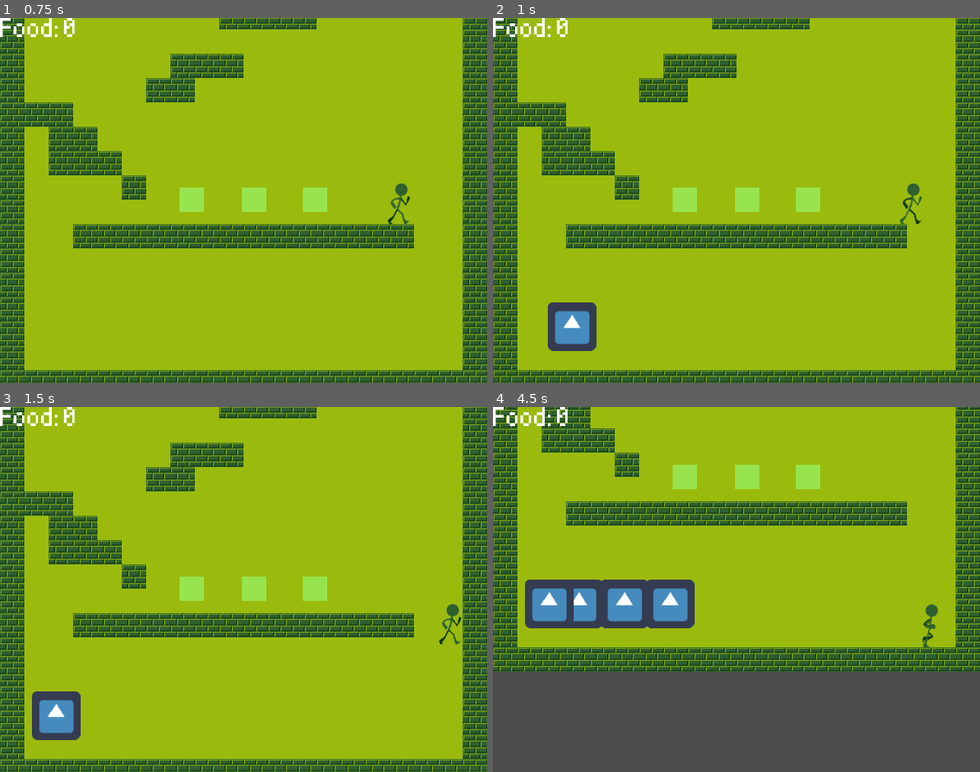
Above: before the commit, frames 1-4 (two rows, left to right).
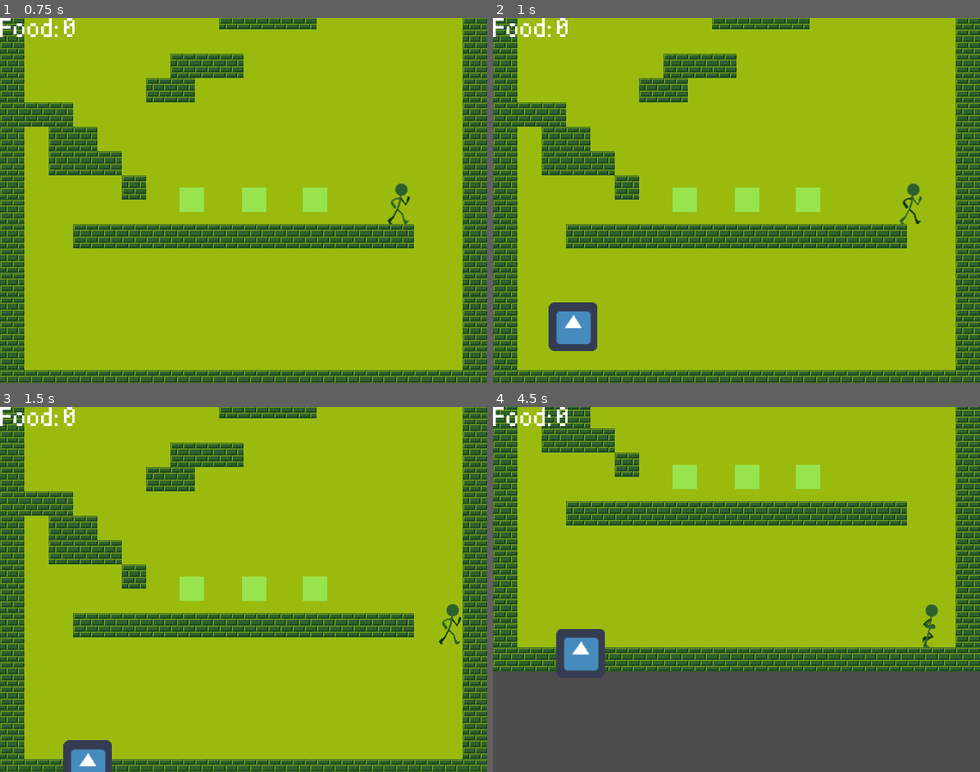
Above: after the commit, the same moments.

Repository: sbieser/LD41
Game: Godot game, scene res://Main.tscn
The game is run twice, just before and just after one commit, with the same random seed, the same clock (stepped at 60 frames per second) and the same inputs. The engine's default icon, where the game draws it, is replaced by a stand-in: a white triangle on a blue panel in a dark square.
Inputs:
- Up to frame 1 (0.75 s): hold Right (ui_right) from 0.53 s (still down)
- Up to frame 2 (1 s): keep holding Right (ui_right)
- Up to frame 3 (1.5 s): keep holding Right (ui_right)
- Up to frame 4 (4.5 s): release Right (ui_right) at 2.03 s; hold Left (ui_left) 2.03-2.78 s; hold Right (ui_right) 2.78-4.28 s; hold Left (ui_left) from 4.28 s (still down)

Frame 1 is identical in both runs. In frame 2, 0.2% of the frame differs, in the area x 11-22%, y 77-92%; in frame 3, 2.2%; in frame 4, 5.8%, in the area x 6-42%, y 47-73%.

Commit message:
Grub and fly

Diff:
--- /dev/null
+++ b/Enemy_Fly.gd
@@ -0,0 +1,49 @@
+extends Area2D
+
+signal hit
+
+export (int) var SPEED = 1
+var hitpoint = 1
+var direction = "left"
+
+
+# class member variables go here, for example:
+# var a = 2
+# var b = "textvar"
+
+func _ready():
+	# Called every time the node is added to the scene.
+	# Initialization here
+	print(self.position)
+	move()
+
+func _process(delta):
+	if hitpoint > 0 :
+		move()
+
+func remove_enemy():
+	queue_free()
+
+func hit_detected():
+	hitpoint = hitpoint -1
+
+	if hitpoint < 1:
+		remove_enemy()
+
+func _on_Enemy_Fly_body_entered(body):
+	emit_signal("hit")
+
+	if body is TileMap:
+		if direction == "left":
+			direction = "right"
+		else:
+			direction = "left"
+
+		move()
+
+func move():
+	if direction == "right":
+		self.position = Vector2( self.position.x + SPEED, self.position.y);
+	else:
+		#self.set_linear_velocity(Vector2(-SPEED, 0));
+		self.position = Vector2( self.position.x - SPEED, self.position.y);
--- /dev/null
+++ b/Enemy_Fly.tscn
@@ -0,0 +1,49 @@
+[gd_scene load_steps=5 format=2]
+
+[ext_resource path="res://Enemy_Fly.gd" type="Script" id=1]
+[ext_resource path="res://icon.png" type="Texture" id=2]
+
+[sub_resource type="SpriteFrames" id=1]
+
+animations = [ {
+"frames": [ ExtResource( 2 ) ],
+"loop": true,
+"name": "move1",
+"speed": 5.0
+} ]
+
+[sub_resource type="RectangleShape2D" id=2]
+
+custom_solver_bias = 0.0
+extents = Vector2( 10, 10 )
+
+[node name="Enemy_Fly" type="Area2D" groups=[
+"enemy",
+]]
+
+input_pickable = true
+gravity_vec = Vector2( 0, 1 )
+gravity = 98.0
+linear_damp = 0.1
+angular_damp = 1.0
+audio_bus_override = false
+audio_bus_name = "Master"
+script = ExtResource( 1 )
+_sections_unfolded = [ "Collision" ]
+__meta__ = {
+"_edit_group_": true
+}
+SPEED = 1
+
+[node name="AnimatedSprite" type="AnimatedSprite" parent="." index="0"]
+
+frames = SubResource( 1 )
+animation = "move1"
+
+[node name="CollisionShape2D" type="CollisionShape2D" parent="." index="1"]
+
+position = Vector2( -0.206971, -0.157318 )
+scale = Vector2( 3.20007, 3.19798 )
+shape = SubResource( 2 )
+
+[connection signal="body_entered" from="." to="." method="_on_Enemy_Fly_body_entered"]
--- a/Enemy_Grub.gd
+++ b/Enemy_Grub.gd
@@ -1,10 +1,12 @@
-extends Area2D
+extends KinematicBody2D
 
 signal hit
 
-export (int) var SPEED = 1
+export (float) var SPEEDX = 60
+var gravity = 500
 var hitpoint = 1
 var direction = "left"
+var velocity = Vector2()
 
 
 # class member variables go here, for example:
@@ -14,36 +16,42 @@
 func _ready():
 	# Called every time the node is added to the scene.
 	# Initialization here
-	print(self.position)
-	move()
+	move_directions()
 
 func _process(delta):
-	if hitpoint > 0 :
-		move()
+	if hitpoint > 0:
+		move_directions()
+
+func _physics_process(delta):
+	velocity.y += gravity * delta
+	velocity = move_and_slide(velocity, Vector2(0,-1))
 
 func remove_enemy():
 	queue_free()
 
 func hit_detected():
-	hitpoint = hitpoint -1
+	hitpoint = hitpoint - 1
 
 	if hitpoint < 1:
 		remove_enemy()
 
-func _on_Enemy_Grub_body_entered(body):
+func move_directions():
+	velocity.x = 0
+	if direction == "right":
+		velocity.x -= SPEEDX
+		#self.position = Vector2(self.position.x + SPEEDX, self.position.y);
+		#self.move_and_slide(Vector2(SPEED, 9.8), Vector2(0, 0))
+	else:
+		velocity.x += SPEEDX
+		#self.set_linear_velocity(Vector2(-SPEED, 0));
+		#self.position = Vector2(self.position.x - SPEEDX, self.position.y);
+		#self.move_and_slide(Vector2(-SPEED, 9.8), Vector2(0, 0))
+
+
+func _on_Area2D_body_entered(body):
 	emit_signal("hit")
 
-	if body is TileMap:
-		if direction == "left":
-			direction = "right"
-		else:
-			direction = "left"
-
-		move()
-
-func move():
-	if direction == "right":
-		self.position = Vector2( self.position.x + SPEED, self.position.y);
+	if direction == "left":
+		direction = "right"
 	else:
-		#self.set_linear_velocity(Vector2(-SPEED, 0));
-		self.position = Vector2( self.position.x - SPEED, self.position.y);
+		direction = "left"
--- a/Enemy_Grub.tscn
+++ b/Enemy_Grub.tscn
@@ -12,16 +12,31 @@
 "speed": 5.0
 } ]
 
-[sub_resource type="CapsuleShape2D" id=2]
+[sub_resource type="CapsuleShape2D" id=4]
 
 custom_solver_bias = 0.0
 radius = 10.0
 height = 20.0
 
-[node name="Enemy_Grub" type="Area2D" groups=[
-"enemy",
-]]
+[sub_resource type="CapsuleShape2D" id=3]
 
+custom_solver_bias = 0.0
+radius = 10.0
+height = 20.0
+
+[node name="Enemy_Grub" type="KinematicBody2D" index="0"]
+
+position = Vector2( -0.0769463, 0.92334 )
+input_pickable = false
+collision_layer = 1
+collision_mask = 1
+collision/safe_margin = 0.08
+script = ExtResource( 1 )
+SPEEDX = 60
+
+[node name="Area2D" type="Area2D" parent="." index="0"]
+
+position = Vector2( 0.391144, 0.0942076 )
 input_pickable = true
 gravity_vec = Vector2( 0, 1 )
 gravity = 98.0
@@ -29,22 +44,30 @@
 angular_damp = 1.0
 audio_bus_override = false
 audio_bus_name = "Master"
-script = ExtResource( 1 )
-_sections_unfolded = [ "Collision" ]
 __meta__ = {
 "_edit_group_": true
 }
-SPEED = 1
 
-[node name="AnimatedSprite" type="AnimatedSprite" parent="." index="0"]
+[node name="AnimatedSprite" type="AnimatedSprite" parent="Area2D" index="0"]
 
-frames = SubResource( 1 )
+position = Vector2( -0.621979, 0.136627 )
+frames = SubResource( 2 )
 animation = "move1"
+
+[node name="CollisionShape2D" type="CollisionShape2D" parent="Area2D" index="1"]
+
+position = Vector2( -0.38747, 15.2139 )
+scale = Vector2( 3.15859, 0.836912 )
+shape = SubResource( 4 )
+_sections_unfolded = [ "Transform" ]
 
 [node name="CollisionShape2D" type="CollisionShape2D" parent="." index="1"]
 
-position = Vector2( 0.0463268, 15.9027 )
-scale = Vector2( 3.18059, 0.80179 )
-shape = SubResource( 2 )
+visible = false
+position = Vector2( -0.143078, 19.2053 )
+scale = Vector2( 3.2021, 1.03361 )
+shape = SubResource( 3 )
+disabled = true
+_sections_unfolded = [ "Transform" ]
 
-[connection signal="body_entered" from="." to="." method="_on_Enemy_Grub_body_entered"]
+[connection signal="body_entered" from="Area2D" to="." method="_on_Area2D_body_entered"]
Not shown: 1 places in Enemy_Grub.tscn that only renumber resources
